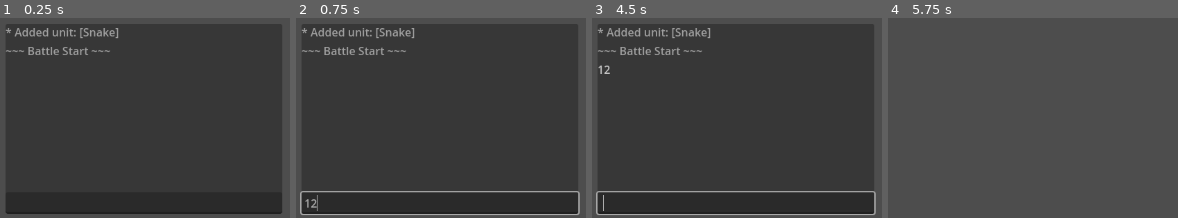
Above: before the commit, frames 1-4 (left to right).
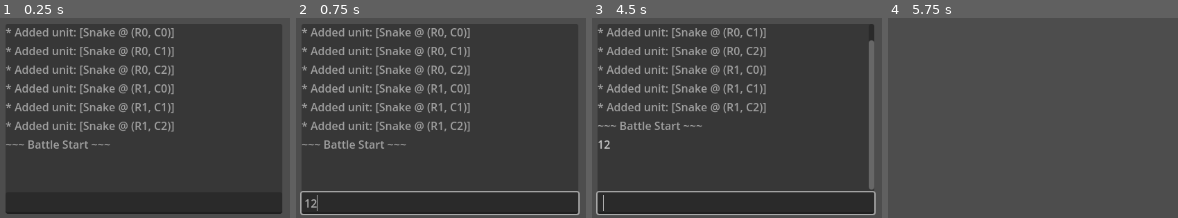
Above: after the commit, the same moments.

Repository: Endermandels/ForrestDwellers2
Game: Godot game, scene res://scenes/battle.tscn
The game is run twice, just before and just after one commit, with the same random seed, the same clock (stepped at 60 frames per second) and the same inputs. This scene is started directly instead of the project's main scene.
Inputs (mouse positions are in pixels of both pictures, inside the frame that each line leads up to):
- Up to frame 1 (0.25 s): no input
- Up to frame 2 (0.75 s): click (441, 204) at 0.52 s; type "12" at 0.6 s
- Up to frame 3 (4.5 s): tap Enter at 1.25, 2.75, 4.25 s; tap Space (select) at 1.35, 2, 2.1, 2.85, 3.5, 3.6, 4.35 s
- Up to frame 4 (5.75 s): tap ` (console) at 4.9 s; tap Space (select) at 5.1 s

The runs differ from the first frame. In frame 1, 6.5% of the frame differs, in the area x 2-60%, y 5-66%; in frame 2, 6.5%; in frame 3, 6.8%, in the area x 2-98%, y 5-86%; in frame 4, nothing differs.

Commit message:
Add Encounters, spawn multiple units on both sides (current bug with dead units)

Diff:
--- /dev/null
+++ b/resources/encounters/all_snakes.tres
@@ -0,0 +1,11 @@
+[gd_resource type="Resource" script_class="Encounter" load_steps=4 format=3 uid="uid://dkrn8exxynce6"]
+
+[ext_resource type="Script" uid="uid://rjnstbmhir1t" path="res://scripts/resources/unit_resource.gd" id="1_djpix"]
+[ext_resource type="Resource" uid="uid://ctksvdktlu65h" path="res://resources/units/snake.tres" id="2_5868i"]
+[ext_resource type="Script" uid="uid://dyxplp8h42jir" path="res://scripts/resources/encounter_resource.gd" id="2_wt32t"]
+
+[resource]
+script = ExtResource("2_wt32t")
+backline_units = Array[ExtResource("1_djpix")]([ExtResource("2_5868i"), ExtResource("2_5868i"), ExtResource("2_5868i")])
+frontline_units = Array[ExtResource("1_djpix")]([ExtResource("2_5868i"), ExtResource("2_5868i"), ExtResource("2_5868i")])
+metadata/_custom_type_script = "uid://dyxplp8h42jir"
--- a/scenes/battle.tscn
+++ b/scenes/battle.tscn
@@ -1,10 +1,9 @@
-[gd_scene load_steps=14 format=3 uid="uid://cbhv0jciwsnok"]
+[gd_scene load_steps=13 format=3 uid="uid://cbhv0jciwsnok"]
 
 [ext_resource type="Script" uid="uid://cb6pd84bagnfl" path="res://scripts/scenes/battle.gd" id="1_p1qf1"]
 [ext_resource type="Script" uid="uid://dbxkfbj260lm2" path="res://scripts/scenes/battle/battle_handler.gd" id="1_th188"]
 [ext_resource type="Script" uid="uid://fpth6bdbxeah" path="res://scripts/scenes/battle/unit_spawner.gd" id="2_p1qf1"]
-[ext_resource type="Script" uid="uid://rjnstbmhir1t" path="res://scripts/resources/unit_resource.gd" id="4_a12nh"]
-[ext_resource type="Resource" uid="uid://ctksvdktlu65h" path="res://resources/units/snake.tres" id="5_66ngm"]
+[ext_resource type="Resource" uid="uid://dkrn8exxynce6" path="res://resources/encounters/all_snakes.tres" id="4_03edq"]
 [ext_resource type="Script" uid="uid://brwygnppu4gbk" path="res://scripts/components/state_machine.gd" id="6_6vh42"]
 [ext_resource type="Script" uid="uid://dd0i66ghxikiq" path="res://scripts/scenes/battle/states/state_battle_start.gd" id="7_4k1nj"]
 [ext_resource type="Script" uid="uid://cs81g1ehpjm0v" path="res://scripts/scenes/battle/states/state_turn_start.gd" id="8_f4pi3"]
@@ -14,9 +13,10 @@
 [ext_resource type="Script" uid="uid://bfn3vc62w6ol0" path="res://scripts/scenes/battle/states/state_ability_resolution.gd" id="12_03edq"]
 [ext_resource type="Script" uid="uid://b8os75onks5wp" path="res://scripts/scenes/battle/battlefield_handler.gd" id="13_22uqi"]
 
-[node name="Battle" type="Node2D" node_paths=PackedStringArray("battle_handler")]
+[node name="Battle" type="Node2D" node_paths=PackedStringArray("battle_handler", "battlefield_handler")]
 script = ExtResource("1_p1qf1")
 battle_handler = NodePath("BattleHandler")
+battlefield_handler = NodePath("BattleHandler/BattlefieldHandler")
 
 [node name="BattleHandler" type="Node" parent="." node_paths=PackedStringArray("state_machine", "unit_spawner", "battlefield_handler")]
 script = ExtResource("1_th188")
@@ -26,7 +26,7 @@
 
 [node name="UnitSpawner" type="Node" parent="BattleHandler"]
 script = ExtResource("2_p1qf1")
-enemy_units = Array[ExtResource("4_a12nh")]([ExtResource("5_66ngm")])
+encounter = ExtResource("4_03edq")
 
 [node name="BattleStateMachine" type="Node" parent="BattleHandler" node_paths=PackedStringArray("cur_state")]
 script = ExtResource("6_6vh42")
--- a/scripts/components/console.gd
+++ b/scripts/components/console.gd
@@ -42,10 +42,10 @@
 	if chat_box.get_child_count() > history_limit:
 		chat_box.get_child(0).queue_free()
 
+	print(text) # Why not?
+
 	await get_tree().process_frame # Need to wait before child is registered
 	scroll_box.ensure_control_visible(label)
-
-	print(text) # Why not?
 
 ## Clear the Chat Box
 func clear() -> void:
--- a/scripts/globals/constants.gd
+++ b/scripts/globals/constants.gd
@@ -26,3 +26,7 @@
 const BF_ROWS = 4
 ## Number of columns in the battlefield
 const BF_COLS = 3
+const BF_ENEMY_BACKLINE_ROW = 0
+const BF_ENEMY_FRONTLINE_ROW = 1
+const BF_PLAYER_FRONTLINE_ROW = 2
+const BF_PLAYER_BACKLINE_ROW = 3
--- a/scripts/globals/game_state.gd
+++ b/scripts/globals/game_state.gd
@@ -2,6 +2,7 @@
 # Global
 
 const PLAYER_RESOURCE = preload("res://resources/units/player.tres")
+const WOLF_RESOURCE = preload("res://resources/units/wolf.tres") # TODO: DELETE
 
 var player_units: Array[UnitRuntime] = []
 var player: UnitRuntime # It's handy to have this available
@@ -10,9 +11,20 @@
 	var player_res = PLAYER_RESOURCE.duplicate()
 	var player_run = UnitRuntime.new(player_res)
 
-	player_run.position = 7 # Mid-Frontline on the player's side
+	player_run.position = 6 # Left-Frontline on the player's side
 
 	player_units = []
 	player_units.append(player_run)
+
+	#region #TODO: DELETE
+	for i in range(5):
+		var w_res = WOLF_RESOURCE.duplicate()
+		var w_run = UnitRuntime.new(w_res)
+
+		w_run.is_enemy = false
+		w_run.position = player_run.position + i + 1
+		player_units.append(w_run)
+	#endregion
+
 	player = player_run
 	print("* Initialized new game")
--- a/scripts/globals/helper_functions.gd
+++ b/scripts/globals/helper_functions.gd
@@ -51,13 +51,16 @@
 			for col in range(cols):
 				for r in range(rows):
 					var row: int = src_row + r * dir # Traverse up or down depending on whether the source is an ally or an enemy
+
+					# Check for out of bounds row
+					if row < 0 or row >= rows:
+						break # Continue to the next column
+
+					Console.print_line("Looking at R %d C %d" % [row, col])
 					var pos: int = Helper.get_pos(row, col)
 					var target: UnitRuntime = bf[pos]
 					var is_direct: bool = col == src_col
 
-					# Check for out of bounds row
-					if row < 0 or row > rows:
-						break # Continue to the next column
 
 					if target and target != source:
 						if source.is_backline and source.is_enemy == target.is_enemy:
--- /dev/null
+++ b/scripts/resources/encounter_resource.gd
@@ -0,0 +1,5 @@
+extends Resource
+class_name Encounter
+
+@export var backline_units: Array[UnitResource] = [null, null, null] ## Enemy backline
+@export var frontline_units: Array[UnitResource] = [null, null, null] ## Enemy frontline
--- a/scripts/runtime/unit_runtime.gd
+++ b/scripts/runtime/unit_runtime.gd
@@ -61,4 +61,4 @@
 			abilities_dict[Constants.Trigger.keys()[t]].append(runtime)
 
 func _to_string() -> String:
-	return name_id
+	return "%s @ (R%d, C%d)" % [name_id, Helper.get_row(position), Helper.get_col(position)]
--- a/scripts/scenes/battle.gd
+++ b/scripts/scenes/battle.gd
@@ -2,12 +2,14 @@
 class_name Battle
 
 @export var battle_handler: BattleHandler
+@export var battlefield_handler: BattlefieldHandler
 
 ## Command: Array of strings associated with said command
 const COMMANDS = {
 	"step": ["step", "s"],
 	"quit": ["exit", "quit"],
-	"clear": ["clear"]
+	"clear": ["clear"],
+	"battlefield": ["battlefield", "bf"]
 }
 
 func _process(delta: float) -> void:
@@ -31,6 +33,8 @@
 			get_tree().quit()
 		elif command in COMMANDS.clear:
 			Console.clear()
+		elif command in COMMANDS.battlefield:
+			battlefield_handler.print_battlefield()
 		else:
 			push_warning("Invalid command: '%s'" % command)
 			Console.print_line("! Invalid command: '%s'" % command, Color.RED)
--- a/scripts/scenes/battle/battlefield_handler.gd
+++ b/scripts/scenes/battle/battlefield_handler.gd
@@ -22,3 +22,10 @@
 
 	assert(battlefield[pos] == null, "Battlefield space R%dC%d occupied by [%s]!" % [row, col, battlefield[pos]])
 	battlefield[pos] = unit
+
+func print_battlefield() -> void:
+	for row in range(Constants.BF_ROWS):
+		var line = " | "
+		for col in range(Constants.BF_COLS):
+			line += "%s | " % battlefield[Helper.get_pos(row, col)]
+		Console.print_line(line)
--- a/scripts/scenes/battle/unit_spawner.gd
+++ b/scripts/scenes/battle/unit_spawner.gd
@@ -1,19 +1,41 @@
 extends Node
 class_name UnitSpawner
 
-@export var enemy_units: Array[UnitResource] = []
+@export var encounter: Encounter
 
-# TODO: Randomize enemy units
+## Return an array of enemy units from the predetermined [encounter]
+func _get_enemy_units() -> Array[UnitRuntime]:
+	var enemy_units: Array[UnitRuntime] = []
+	var col = 0
 
+	for res: UnitResource in encounter.backline_units:
+		var run = UnitRuntime.new(res)
+
+		run.position = Helper.get_pos(Constants.BF_ENEMY_BACKLINE_ROW, col)
+		enemy_units.append(run)
+		col += 1
+
+	col = 0
+
+	for res: UnitResource in encounter.frontline_units:
+		var run = UnitRuntime.new(res)
+
+		run.position = Helper.get_pos(Constants.BF_ENEMY_FRONTLINE_ROW, col)
+		enemy_units.append(run)
+		col += 1
+
+	return enemy_units
+
+## Get all units to spawn onto the battlefield
 func get_units_to_spawn() -> Array[UnitRuntime]:
+	var enemy_units = _get_enemy_units()
 	var res: Array[UnitRuntime] = []
 
 	for u: UnitRuntime in GameState.player_units:
 		res.append(u)
 		add_child(u)
-	for u: UnitResource in enemy_units:
-		var runtime = UnitRuntime.new(u)
-		res.append(runtime)
-		add_child(runtime)
+	for u: UnitRuntime in enemy_units:
+		res.append(u)
+		add_child(u)
 
 	return res
Not shown, added: scripts/resources/encounter_resource.gd.uid
